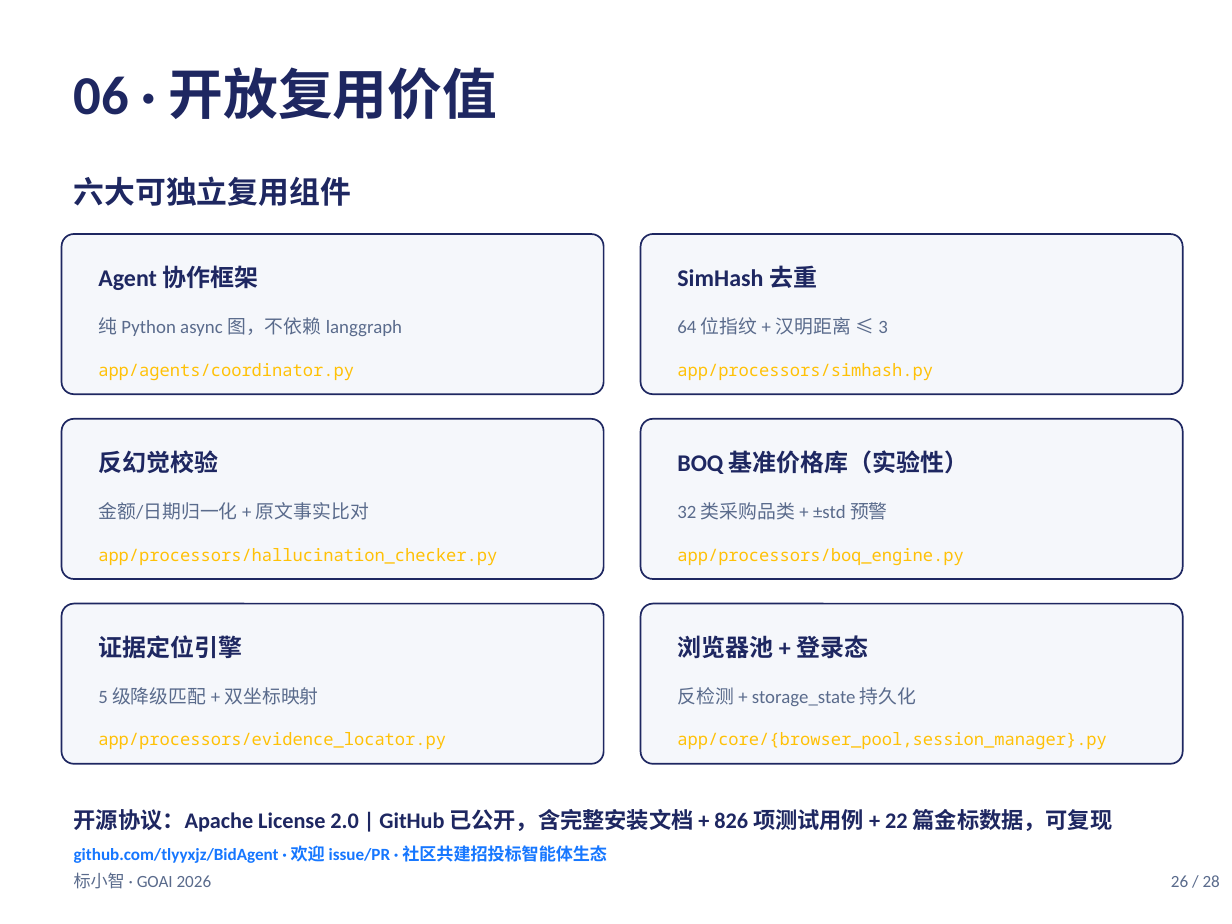
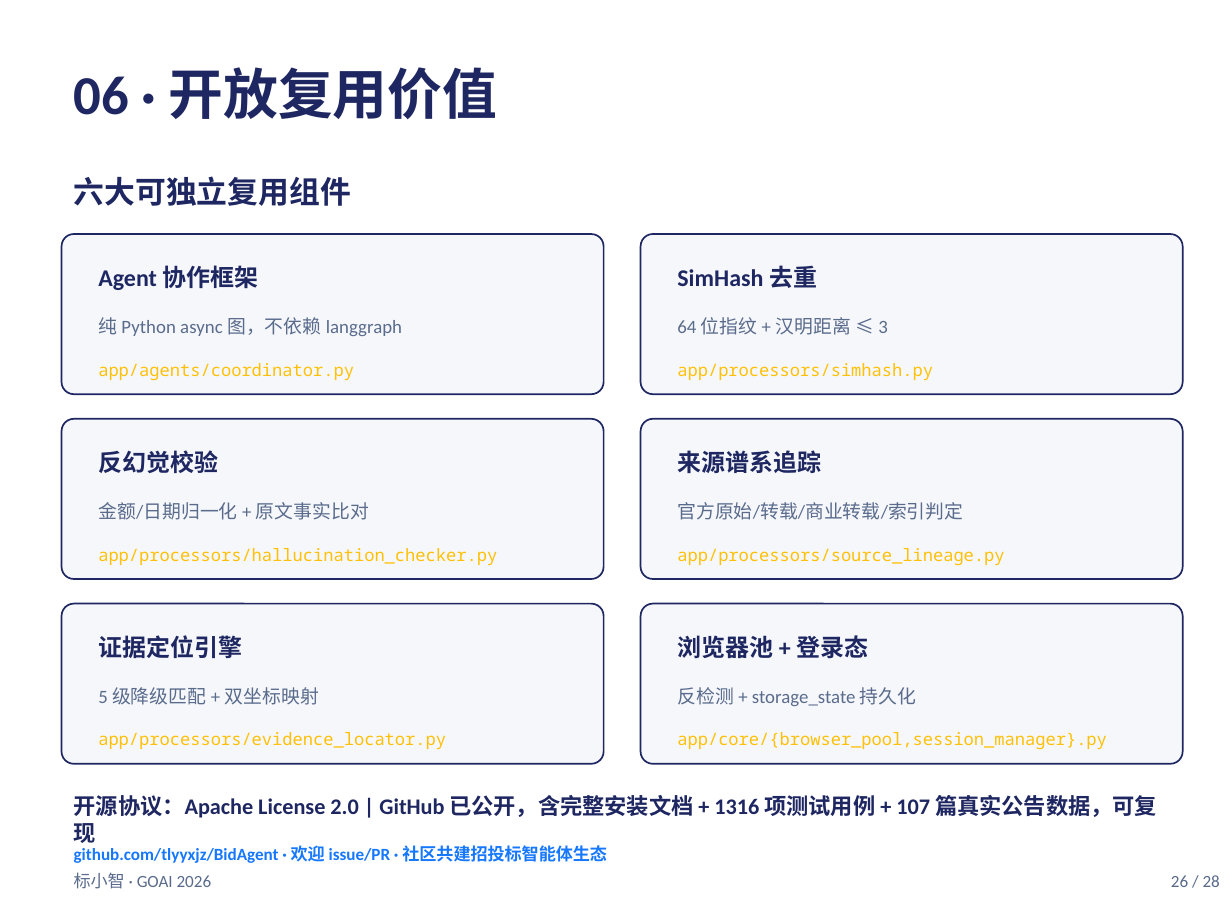
Before and after one commit to tlyyxjz/BidAgent, a slide deck: slide 26 of _w2_report/proposal.pptx. Drawn at 1232x924 pixels with LibreOffice and Linux fonts; fonts in the diff are those of the drawing. Boxes give left, top, right and bottom in pixels: in the first picture for what was removed or moved away, otherwise in the second. Text is boxed around its words. In the diff, an @@ line names an element or a change of style, - is before the commit and + after.

```diff
--- a/_w2_report/proposal.pptx
+++ b/_w2_report/proposal.pptx
@@ text at (x1=677, y1=450, x2=821, y2=473): text changed @@
-BOQ 基准价格库（实验性）
+来源谱系追踪
@@ text at (x1=677, y1=502, x2=963, y2=520): text changed @@
-32 类采购品类 + ±std 预警
+官方原始/转载/商业转载/索引判定
@@ text at (x1=677, y1=548, x2=1004, y2=566): text changed @@
-app/processors/boq_engine.py
+app/processors/source_lineage.py
@@ text at (x1=74, y1=795, x2=1157, y2=843): text changed @@
-开源协议：Apache License 2.0 | GitHub 已公开，含完整安装文档 + 826 项测试用例 + 22 篇金标数据，可复现
+开源协议：Apache License 2.0 | GitHub 已公开，含完整安装文档 + 1316 项测试用例 + 107 篇真实公告数据，可复现
```
Also in this commit, not shown: 9 other slides changed, 20 other files.
